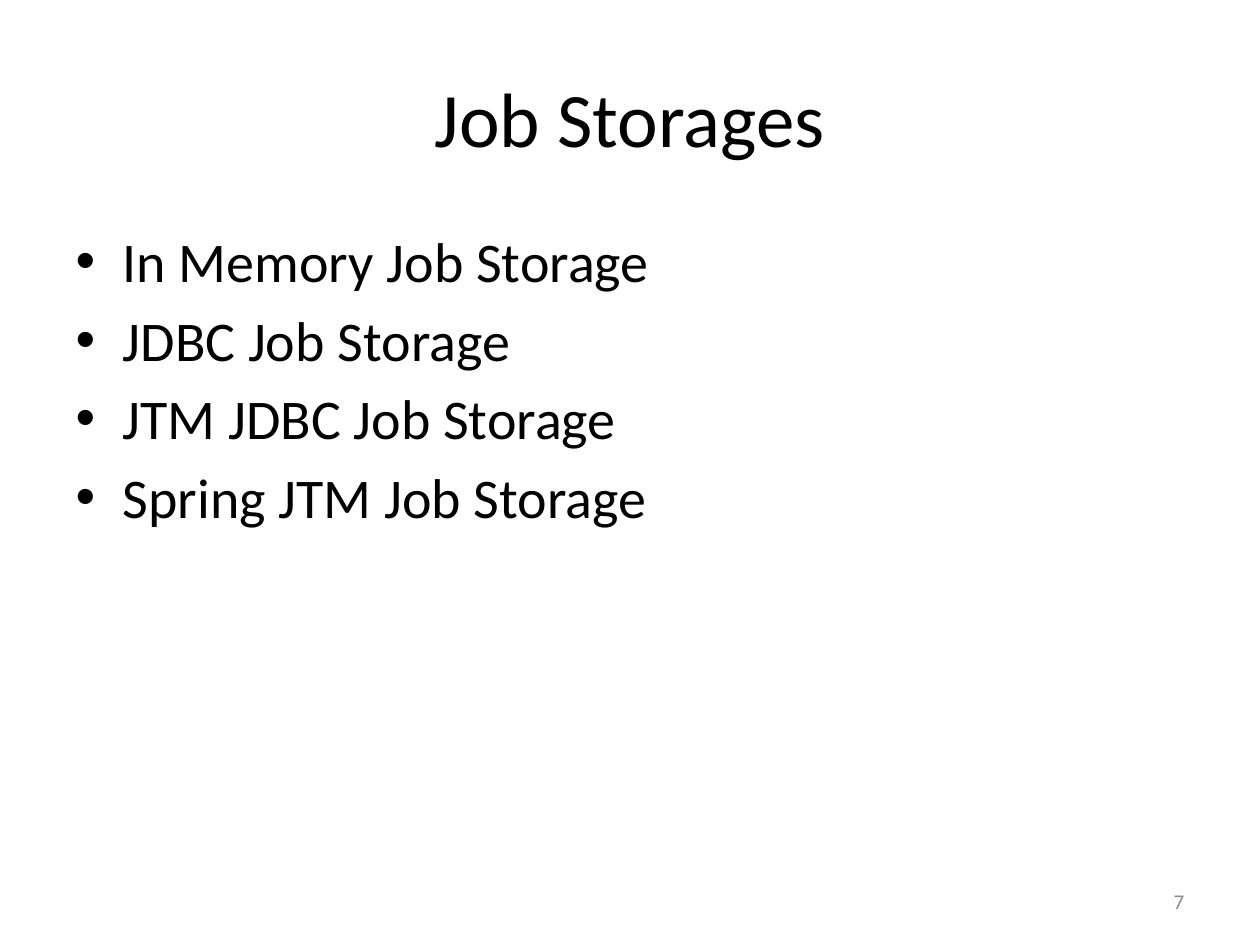
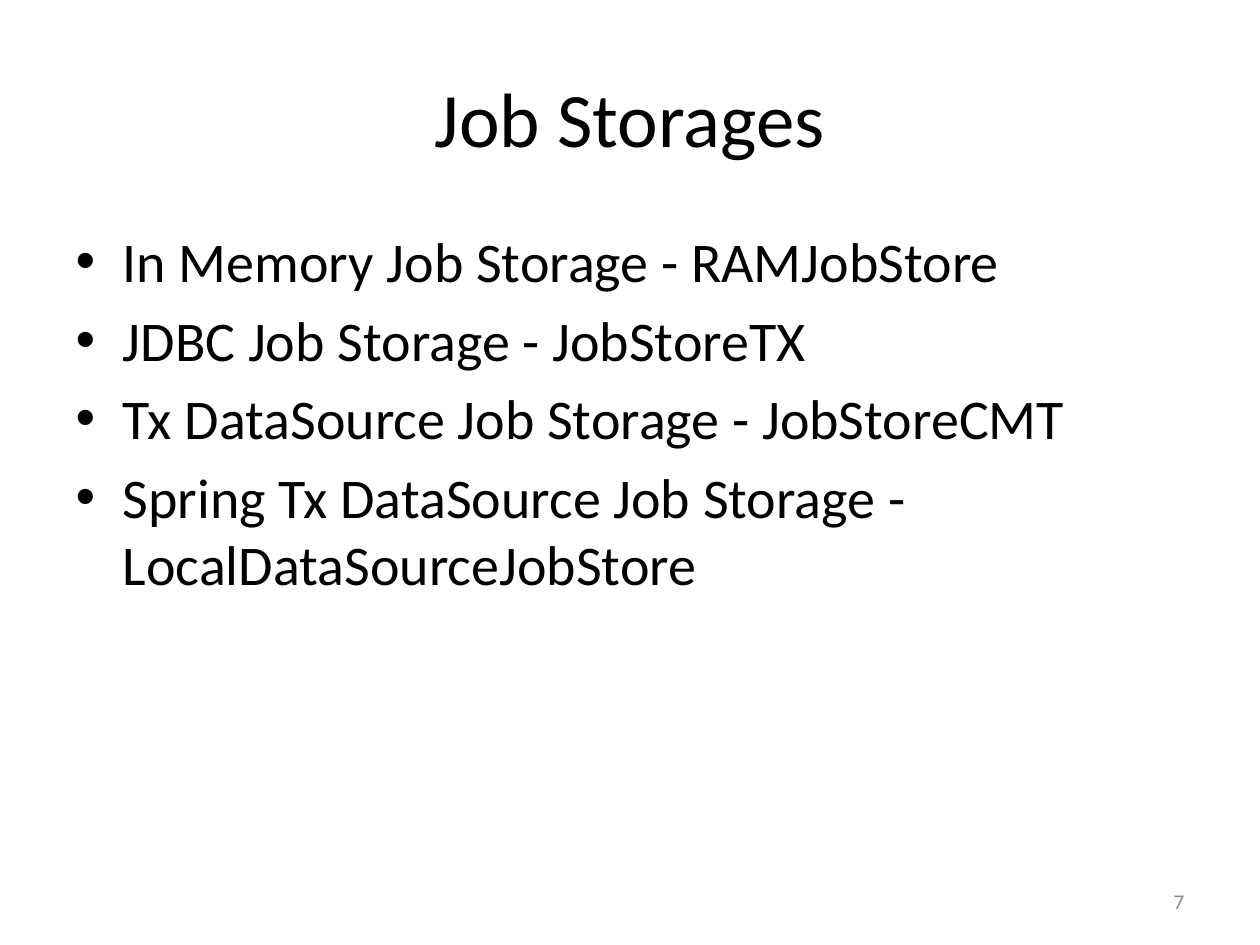
Before and after one commit to saltnlight5/myschedule.experiment, a slide deck: slide 7 of jug-quartz/JUG-QuartzScheduler.pptx. Drawn at 1260x945 pixels with LibreOffice and Linux fonts; fonts in the diff are those of the drawing. Boxes give left, top, right and bottom in pixels: in the first picture for what was removed or moved away, otherwise in the second. Text is boxed around its words. In the diff, an @@ line names an element or a change of style, - is before the commit and + after.

```diff
--- a/jug-quartz/JUG-QuartzScheduler.pptx
+++ b/jug-quartz/JUG-QuartzScheduler.pptx
@@ text at [123, 243, 1064, 586]: text changed @@
-• In Memory Job Storage
-• JDBC Job Storage
-• JTM JDBC Job Storage
-• Spring JTM Job Storage
+• In Memory Job Storage - RAMJobStore
+• JDBC Job Storage - JobStoreTX
+• Tx DataSource Job Storage - JobStoreCMT
+• Spring Tx DataSource Job Storage - LocalDataSourceJobStore
```
Also in this commit, not shown: 5 other slides changed, 1 slide added, 9 other files.
